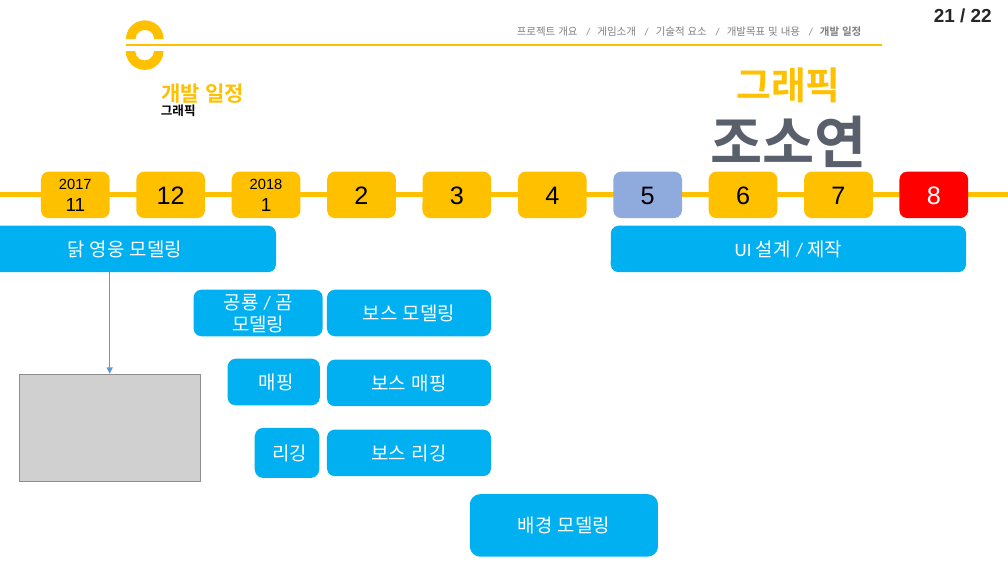
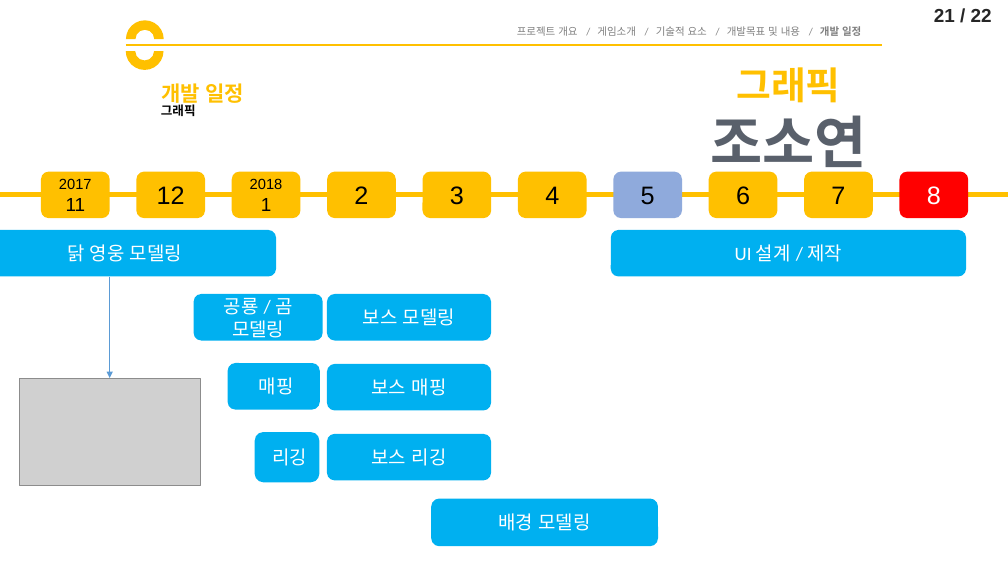
Before and after one commit to goddun/Report, a slide deck: slide 21 of BossLocker_김홍일_양태윤_조소연.pptx. Drawn at 1008x567 pixels with LibreOffice and Linux fonts; fonts in the diff are those of the drawing; grey boxes stand for pictures. Boxes give left, top, right and bottom in pixels: in the first picture for what was removed or moved away, otherwise in the second. Text is boxed around its words. In the diff, an @@ line names an element or a change of style, - is before the commit and + after.

```diff
--- a/BossLocker_김홍일_양태윤_조소연.pptx
+++ b/BossLocker_김홍일_양태윤_조소연.pptx
@@ 8 rounded rectangles, 1 picture, 1 arrow: place and size @@
-8 rounded rectangles, 1 picture, 1 arrow at <box>0,226,966,482</box>
+8 rounded rectangles, 1 picture, 1 arrow at <box>0,230,966,486</box>
@@ rounded rectangle "배경 모델링": place and size @@
-rounded rectangle "배경 모델링" at <box>470,495,659,557</box>
+rounded rectangle "배경 모델링" at <box>431,498,658,546</box>
```
Also in this commit, not shown: 1 other file.
